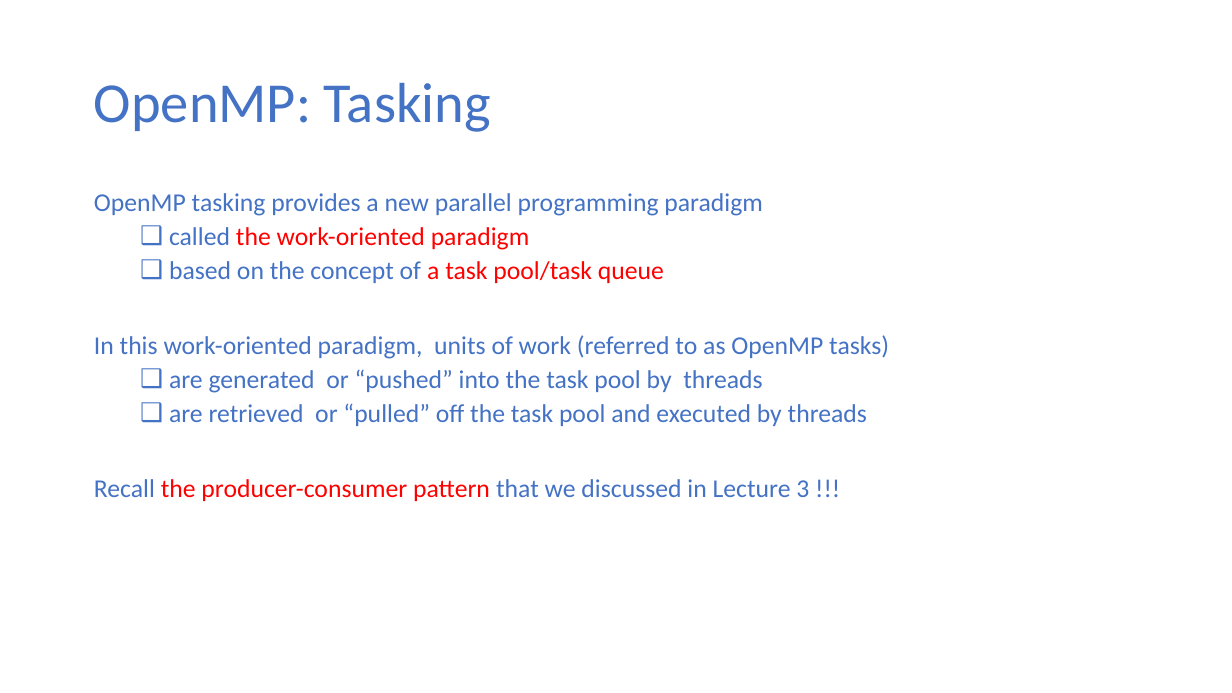
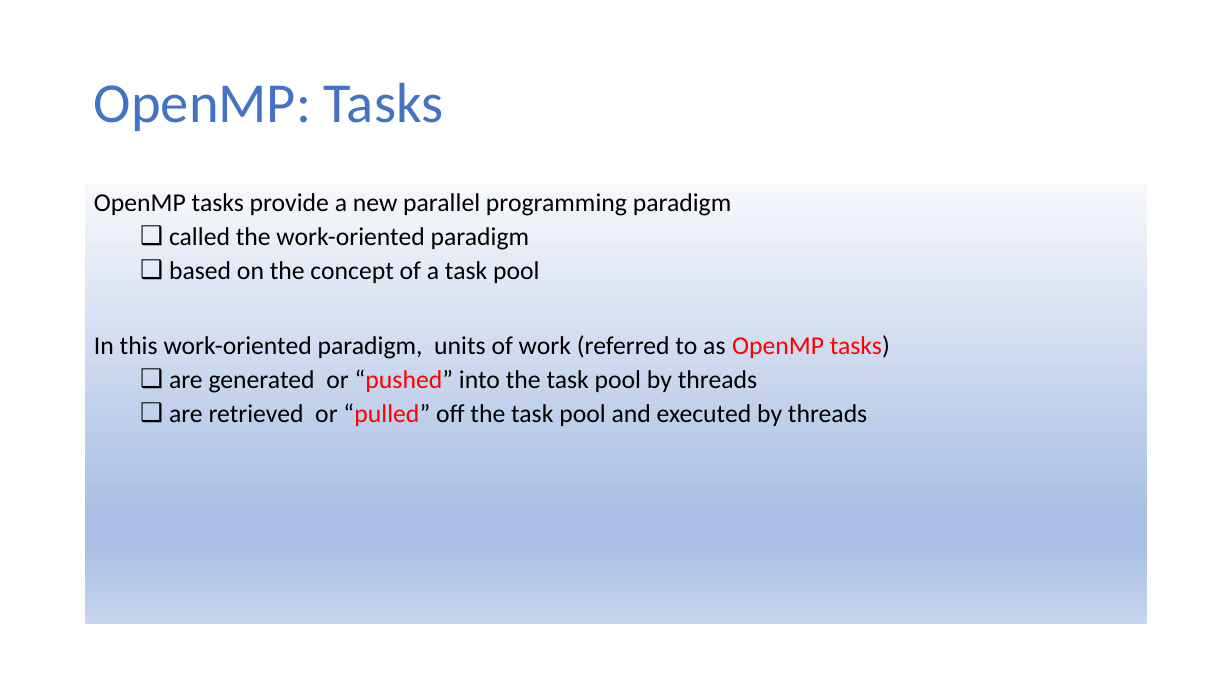
Before and after one commit to ekkapotc/PC, a slide deck: slide 3 of Slides/Lecture 8.pptx. Drawn at 1232x693 pixels with LibreOffice and Linux fonts; fonts in the diff are those of the drawing. Boxes give left, top, right and bottom in pixels: in the first picture for what was removed or moved away, otherwise in the second. Text is boxed around its words. In the diff, an @@ line names an element or a change of style, - is before the commit and + after.

```diff
--- a/Slides/Lecture 8.pptx
+++ b/Slides/Lecture 8.pptx
@@ title at box(94, 83, 443, 131): text changed @@
-OpenMP: Tasking
+OpenMP: Tasks
@@ text "OpenMP tasks provide a new ...": place and size @@
-text "OpenMP tasks provide a new ..." at box(94, 193, 889, 501)
+text "OpenMP tasks provide a new ..." at box(85, 185, 1148, 625)
@@ text "OpenMP tasks provide a new ..." at box(85, 185, 1148, 625): fill none to gradient #F6F8FC to #ABC0E4 to #C7D5ED @@
@@ text at box(94, 193, 731, 216): text changed; text colour #4472C4 to #000000 @@
-OpenMP tasking provides a new parallel programming paradigm
+OpenMP tasks provide a new parallel programming paradigm
@@ text at box(94, 227, 890, 426): text colour #4472C4 to #000000 in "called", "In this work-oriented paradigm, units of work ...", "are generated or “pushed” into the task ...", "are retrieved or “pulled” off the task ..."; text colour #FF0000 to #000000 in "the work-oriented paradigm"; text colour #4472C4 to #FF0000 in "OpenMP tasks)", "“pushed”", "“pulled”" @@
@@ text at box(169, 261, 539, 283): text changed; text colour #4472C4 to #000000 @@
-  ❑ based on the concept of a task pool/task queue
+  ❑ based on the concept of a task pool
@@ text at box(94, 479, 809, 501): paragraph removed @@
-Recall the producer-consumer pattern that we discussed in Lecture 3 !!!
```
Also in this commit, not shown: 13 other slides changed, 25 slides added, 2 slides removed.
